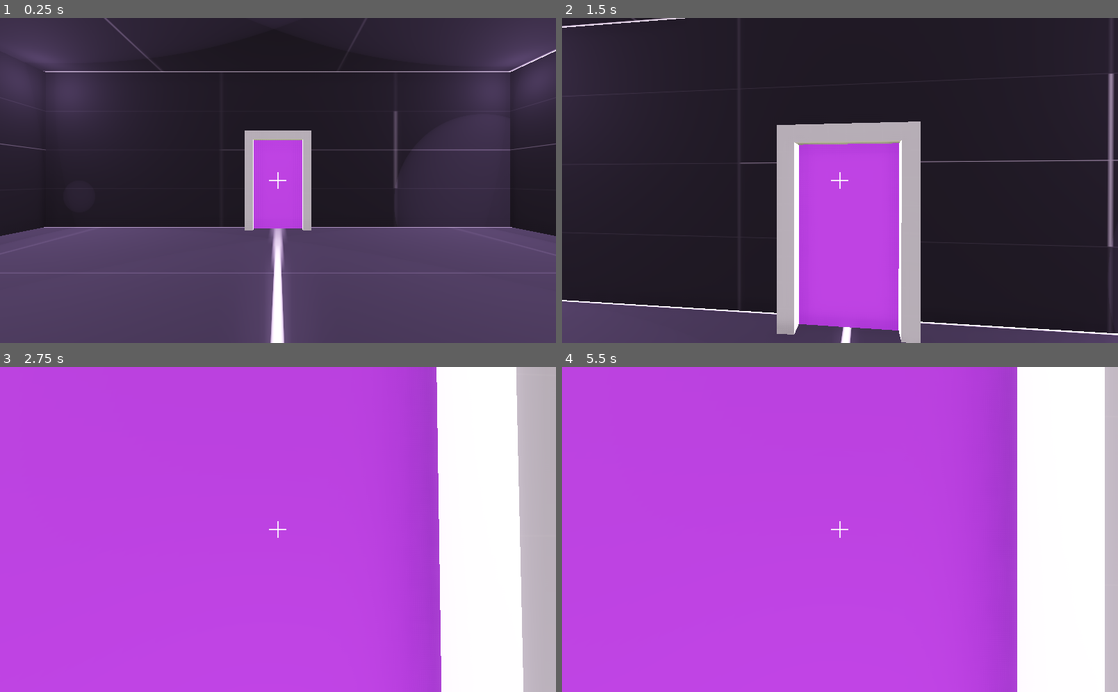
Above: before the commit, frames 1-4 (two rows, left to right).
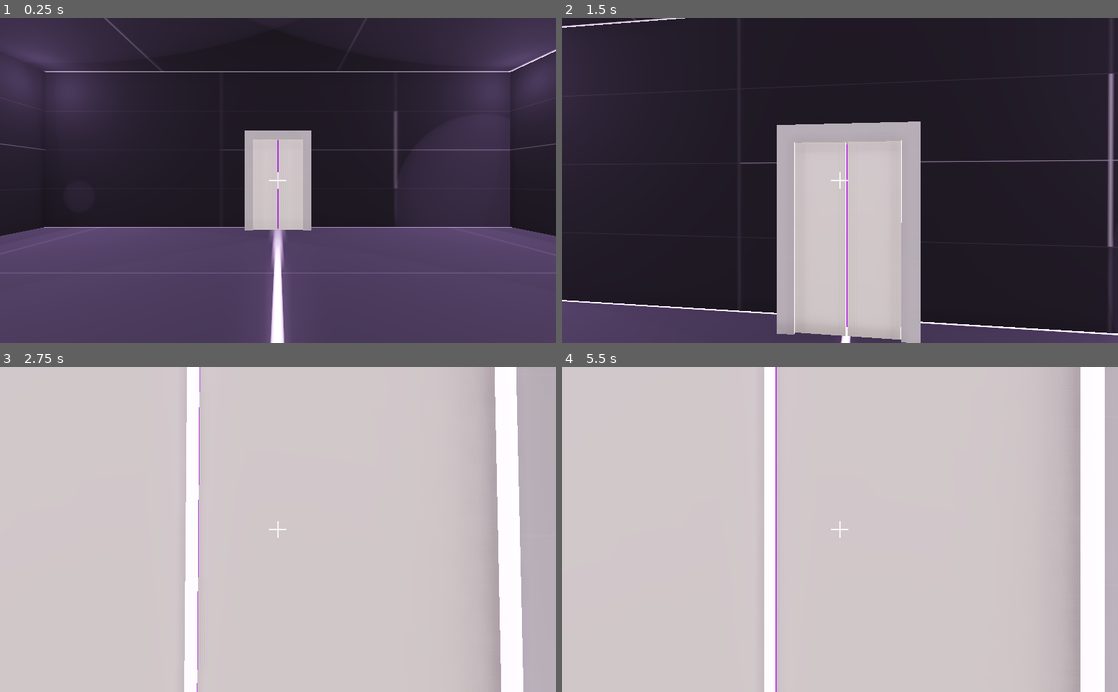
Above: after the commit, the same moments.

Repository: Wowe-Peanut/GetReal
Game: Godot game, scene res://Main.tscn
Same seed, same stepped clock (60 frames per second), same inputs: the game is played once before the commit and once after it.
Inputs (mouse positions are in pixels of both pictures, inside the frame that each line leads up to):
- Up to frame 1 (0.25 s): no input
- Up to frame 2 (1.5 s): tap Enter at 0.5 s; move the mouse to (867, 180) at 0.52 s; hold W (move_forward) from 0.53 s (still down); right-click (867, 180) at 0.6 s; tap Space (jump) at 0.77 s; move the mouse to (812, 180) at 1.27 s; click (812, 180) at 1.35 s
- Up to frame 3 (2.75 s): keep holding W (move_forward); tap Space (jump) at 1.52 s; move the mouse to (289, 523) at 2.02 s; right-click (289, 523) at 2.1 s
- Up to frame 4 (5.5 s): keep holding W (move_forward); move the mouse to (834, 536) at 2.77 s; click (834, 536) at 2.85 s; tap Space (jump) at 3.02, 3.77, 4.52 s; move the mouse to (878, 532) at 3.52 s; right-click (878, 532) at 3.6 s; move the mouse to (795, 526) at 4.27 s; click (795, 526) at 4.35 s; move the mouse to (845, 529) at 5.02 s; right-click (845, 529) at 5.1 s

The runs differ from the first frame. In frame 1, 2.4% of the frame differs, in the area x 45-55%, y 37-66%; in frame 2, 11%; in frame 3, 89%; in frame 4, 93%, in the area x 0-94%, y 0-100%.

Commit message:
Door Animation
Throws a bunch of debug warnings while the animation plays for some reason

Diff:
--- a/Button.tscn
+++ b/Button.tscn
@@ -30,5 +30,5 @@
 [node name="Area" type="Area" parent="."]
 
 [node name="CollisionShape" type="CollisionShape" parent="Area"]
-transform = Transform( 1, 0, 0, 0, 1, 0, 0, 0, 1, 0, 1, 0 )
+transform = Transform( 1, 0, 0, 0, 1, 0, 0, 0, 1, 0, 0.1, 0 )
 shape = SubResource( 4 )
--- a/Door.gd
+++ b/Door.gd
@@ -1,14 +1,22 @@
 extends StaticBody
 
-
+onready var animation = $AnimationPlayer
 var locked: bool = true
-
 
 # Called when the node enters the scene tree for the first time.
 func _ready():
 	$Area.connect("body_entered", self, "_on_body_entered")
 
-
 func _on_body_entered(body):
 	if !locked and body.name == "Player":
 		print("Player in door!")
+
+func open():
+	if locked:
+		animation.play("open")
+		locked = false
+
+func close():
+	if not locked:
+		animation.play("close")
+		locked = true
--- a/Door.tscn
+++ b/Door.tscn
@@ -1,7 +1,63 @@
-[gd_scene load_steps=8 format=2]
+[gd_scene load_steps=11 format=2]
 
 [ext_resource path="res://assets/PNG/Light/texture_01.png" type="Texture" id=1]
 [ext_resource path="res://Door.gd" type="Script" id=2]
+
+[sub_resource type="Animation" id=8]
+resource_name = "close"
+length = 0.5
+tracks/0/type = "value"
+tracks/0/path = NodePath("DoorLeft:transform")
+tracks/0/interp = 1
+tracks/0/loop_wrap = true
+tracks/0/imported = false
+tracks/0/enabled = true
+tracks/0/keys = {
+"times": PoolRealArray( 0, 0.5 ),
+"transitions": PoolRealArray( 1, 1 ),
+"update": 0,
+"values": [ Transform( 0, 0, 0, 0, 2.75, 0, 0, 0, 0.1, -1.51, 2.75, 0.3 ), Transform( 0.75, 0, 0, 0, 2.75, 0, 0, 0, 0.1, -0.78, 2.75, 0.3 ) ]
+}
+tracks/1/type = "value"
+tracks/1/path = NodePath("DoorRight:transform")
+tracks/1/interp = 1
+tracks/1/loop_wrap = true
+tracks/1/imported = false
+tracks/1/enabled = true
+tracks/1/keys = {
+"times": PoolRealArray( 0, 0.5 ),
+"transitions": PoolRealArray( 1, 1 ),
+"update": 0,
+"values": [ Transform( 0, 0, 0, 0, 2.75, 0, 0, 0, 0.1, 1.51, 2.75, 0.3 ), Transform( 0.75, 0, 0, 0, 2.75, 0, 0, 0, 0.1, 0.78, 2.75, 0.3 ) ]
+}
+
+[sub_resource type="Animation" id=7]
+resource_name = "open"
+length = 0.5
+tracks/0/type = "value"
+tracks/0/path = NodePath("DoorLeft:transform")
+tracks/0/interp = 1
+tracks/0/loop_wrap = true
+tracks/0/imported = false
+tracks/0/enabled = true
+tracks/0/keys = {
+"times": PoolRealArray( 0, 0.5 ),
+"transitions": PoolRealArray( 1, 1 ),
+"update": 0,
+"values": [ Transform( 0.75, 0, 0, 0, 2.75, 0, 0, 0, 0.1, -0.78, 2.75, 0.3 ), Transform( 0, 0, 0, 0, 2.75, 0, 0, 0, 0.1, -1.51, 2.75, 0.3 ) ]
+}
+tracks/1/type = "value"
+tracks/1/path = NodePath("DoorRight:transform")
+tracks/1/interp = 1
+tracks/1/loop_wrap = true
+tracks/1/imported = false
+tracks/1/enabled = true
+tracks/1/keys = {
+"times": PoolRealArray( 0, 0.5 ),
+"transitions": PoolRealArray( 1, 1 ),
+"update": 0,
+"values": [ Transform( 0.75, 0, 0, 0, 2.75, 0, 0, 0, 0.1, 0.78, 2.75, 0.3 ), Transform( 0, 0, 0, 0, 2.75, 0, 0, 0, 0.1, 1.51, 2.75, 0.3 ) ]
+}
 
 [sub_resource type="BoxShape" id=1]
 extents = Vector3( 2, 3, 0.5 )
@@ -19,28 +75,34 @@
 [sub_resource type="BoxShape" id=5]
 extents = Vector3( 1.5, 3, 0.25 )
 
+[sub_resource type="CubeMesh" id=6]
+
 [node name="Door" type="StaticBody"]
 script = ExtResource( 2 )
+
+[node name="AnimationPlayer" type="AnimationPlayer" parent="."]
+anims/close = SubResource( 8 )
+anims/open = SubResource( 7 )
 
 [node name="CollisionShape" type="CollisionShape" parent="."]
 transform = Transform( 1, 0, 0, 0, 1, 0, 0, 0, 1, 0, 3, 0 )
 shape = SubResource( 1 )
 
-[node name="MeshInstance" type="CSGBox" parent="."]
+[node name="Frame" type="CSGBox" parent="."]
 transform = Transform( 1, 0, 0, 0, 1, 0, 0, 0, 1, 0, 3, 0 )
 width = 4.0
 height = 6.0
 depth = 1.0
 material = SubResource( 2 )
 
-[node name="CSGBox" type="CSGBox" parent="MeshInstance"]
+[node name="CSGBox" type="CSGBox" parent="Frame"]
 transform = Transform( 1, 0, 0, 0, 1, 0, 0, 0, 1, 0, -0.25, 0.25 )
 operation = 2
 width = 3.0
 height = 5.5
 depth = 0.5
 
-[node name="MeshInstance2" type="MeshInstance" parent="."]
+[node name="Back" type="MeshInstance" parent="."]
 transform = Transform( 1, 0, 0, 0, 1, 0, 0, 0, 1, 0, 2.75, 0.005 )
 mesh = SubResource( 4 )
 material/0 = null
@@ -50,3 +112,13 @@
 [node name="CollisionShape" type="CollisionShape" parent="Area"]
 transform = Transform( 1, 0, 0, 0, 1, 0, 0, 0, 1, 0, 3, 0.5 )
 shape = SubResource( 5 )
+
+[node name="DoorLeft" type="MeshInstance" parent="."]
+transform = Transform( 0.75, 0, 0, 0, 2.75, 0, 0, 0, 0.1, -0.78, 2.75, 0.3 )
+mesh = SubResource( 6 )
+material/0 = null
+
+[node name="DoorRight" type="MeshInstance" parent="."]
+transform = Transform( 0.75, 0, 0, 0, 2.75, 0, 0, 0, 0.1, 0.78, 2.75, 0.3 )
+mesh = SubResource( 6 )
+material/0 = null
--- a/Main.gd
+++ b/Main.gd
@@ -13,6 +13,6 @@
 func _on_button_triggered():
 	for button in get_node("Buttons").get_children():
 		if !button.triggered:
-			door.locked = true
+			door.close()
 			return
-	door.locked = false
+	door.open()
